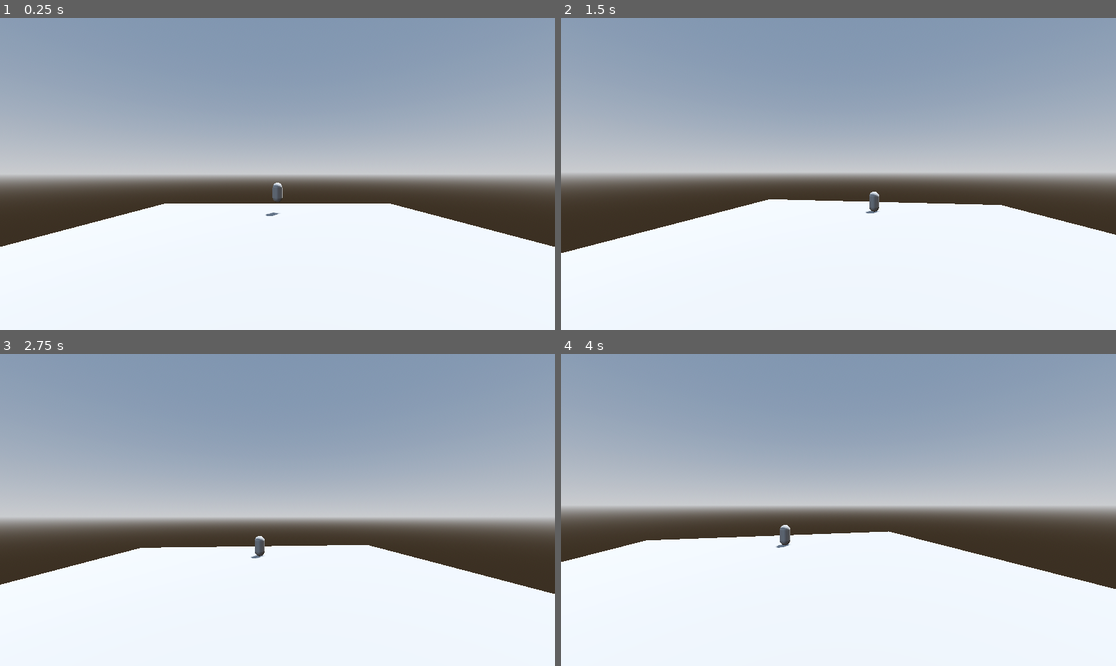
Above: before the commit, frames 1-4 (two rows, left to right).
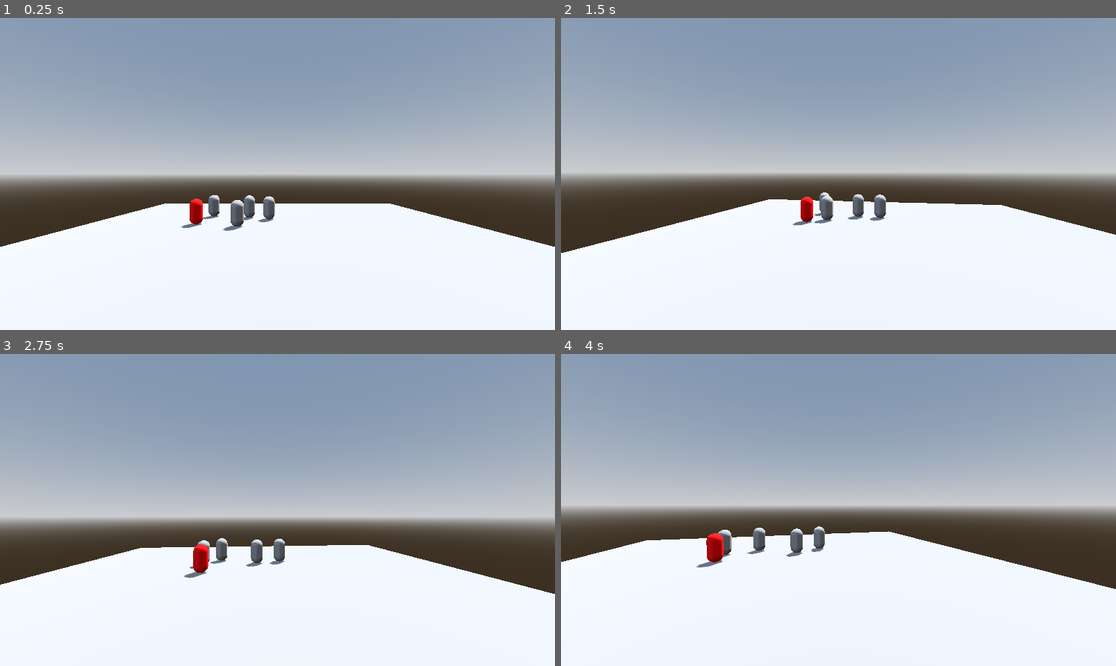
Above: after the commit, the same moments.

Repository: DataRange/game-jam-prep
Game: Godot game, scene res://Scenes/world.tscn
Same seed, same stepped clock (60 frames per second), same inputs: the game is played once before the commit and once after it.
Inputs (mouse positions are in pixels of both pictures, inside the frame that each line leads up to):
- Up to frame 1 (0.25 s): no input
- Up to frame 2 (1.5 s): move the mouse to (866, 174) at 0.52 s; move the mouse to (810, 174) at 1.27 s
- Up to frame 3 (2.75 s): move the mouse to (288, 503) at 2.02 s
- Up to frame 4 (4 s): move the mouse to (832, 516) at 2.77 s; move the mouse to (877, 513) at 3.52 s

The runs differ from the first frame. In frame 1, 1.0% of the frame differs, in the area x 32-51%, y 52-69%; in frame 2, 0.8%; in frame 3, 0.8%; in frame 4, 1.1%, in the area x 24-48%, y 54-69%.

Commit message:
added basic enemies

Diff:
--- a/Prefabs/character.tscn
+++ b/Prefabs/character.tscn
@@ -12,5 +12,5 @@
 [node name="CollisionShape3D" type="CollisionShape3D" parent="."]
 shape = SubResource("CapsuleShape3D_anquw")
 
-[node name="MeshInstance3D" type="MeshInstance3D" parent="."]
+[node name="CharacterMesh" type="MeshInstance3D" parent="."]
 mesh = SubResource("CapsuleMesh_anquw")
--- a/Scenes/world.tscn
+++ b/Scenes/world.tscn
@@ -1,5 +1,6 @@
-[gd_scene load_steps=7 format=3 uid="uid://1ffjdnxshitx"]
+[gd_scene load_steps=8 format=3 uid="uid://1ffjdnxshitx"]
 
+[ext_resource type="Script" uid="uid://wtr3yf1tnag6" path="res://Scripts/world.gd" id="1_5a7ea"]
 [ext_resource type="PackedScene" uid="uid://dmues6x8ijgk" path="res://Prefabs/player.tscn" id="1_a02cp"]
 [ext_resource type="PackedScene" uid="uid://budykwyr4smho" path="res://Prefabs/character.tscn" id="2_go701"]
 
@@ -20,6 +21,8 @@
 albedo_color = Color(0.588235, 0.588235, 0.588235, 1)
 
 [node name="World" type="Node3D"]
+script = ExtResource("1_5a7ea")
+numCharacter = 5
 
 [node name="WorldEnvironment" type="WorldEnvironment" parent="."]
 environment = SubResource("Environment_go701")
@@ -37,5 +40,6 @@
 transform = Transform3D(1, 0, 0, 0, 1, 0, 0, 0, 1, 0, 4.44294, 12.3667)
 
 [node name="Character" parent="." instance=ExtResource("2_go701")]
-transform = Transform3D(1, 0, 0, 0, 1, 0, 0, 0, 1, 0, 2.83058, -8.35571)
-setpoints = Array[Vector3]([Vector3(0, 0, 0)])
+transform = Transform3D(1, 0, 0, 0, 1, 0, 0, 0, 1, -8.07581, 2.83058, -8.35571)
+visible = false
+setpoints = Array[Vector3]([Vector3(-8, 1.5, -8), Vector3(8, 1.5, -8), Vector3(0, 1.5, -4)])
--- a/Scripts/character.gd
+++ b/Scripts/character.gd
@@ -2,8 +2,24 @@
 
 @export var setpoints: Array[Vector3]
 var setpointIdx: int = 0
+var setpointTolerance = 0.1
 
-func _process(_delta: float) -> void:
+@export var movementSpeed: float = 1.0;
 
+var isTarget: bool = false
 
-	pass
+func _init() -> void:
+
+	gravity_scale = 0.0
+
+func _process(delta: float) -> void:
+
+	var targetSetpoint = setpoints[setpointIdx]
+	if len(setpoints) > 1:
+
+		var dPosition: Vector3 = position.move_toward(targetSetpoint, movementSpeed * delta)
+		position = dPosition
+
+		if (abs(position.distance_to(targetSetpoint)) < setpointTolerance):
+
+			setpointIdx = (setpointIdx + 1) % len(setpoints)
--- /dev/null
+++ b/Scripts/world.gd
@@ -0,0 +1,30 @@
+extends Node3D
+
+@export var numCharacter: int = 2
+@onready var enemyResource: Resource = preload("res://Prefabs/character.tscn")
+
+func _ready() -> void:
+
+	for i in range(numCharacter):
+
+		var newCharacter: RigidBody3D = enemyResource.instantiate()
+
+		var numSetpoints = randi_range(2, 5)
+		for j in range(numSetpoints):
+
+			var randX = randf_range(-8.0, 8.0)
+			var randZ = randf_range(0, -8.0)
+			newCharacter.setpoints.append(Vector3(randX, 1.5, randZ))
+
+		newCharacter.position = newCharacter.setpoints[0]
+		if (i == 0):
+			newCharacter.isTarget = true
+			var characterNodes: Array[Node] = newCharacter.get_children()
+			for characterNode in characterNodes:
+				if characterNode.name == "CharacterMesh":
+					var targetMaterial: StandardMaterial3D = StandardMaterial3D.new()
+					targetMaterial.albedo_color = Color.RED
+					characterNode.material_overlay = targetMaterial
+					break
+
+		add_child(newCharacter)
Not shown, added: Scripts/world.gd.uid
